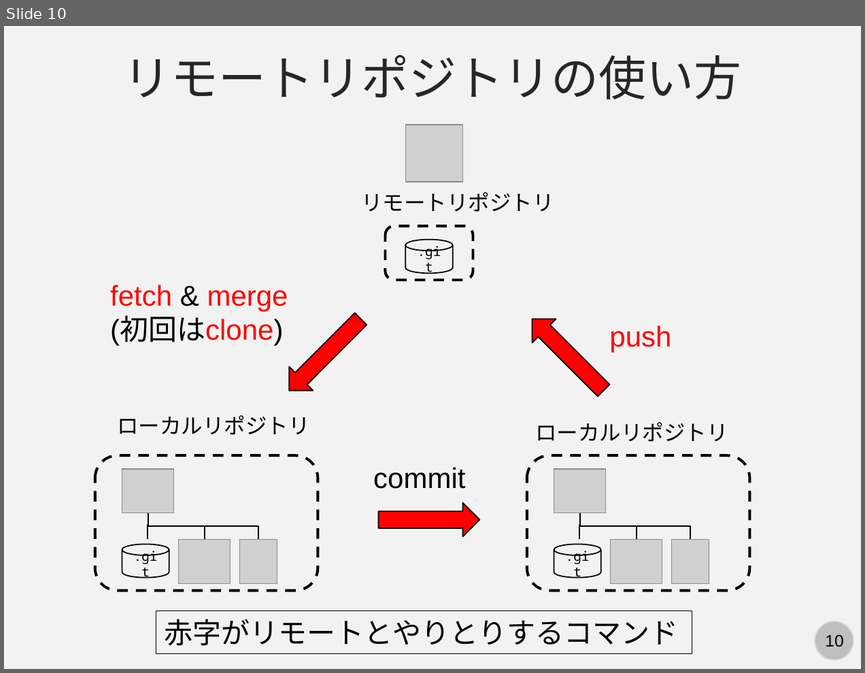
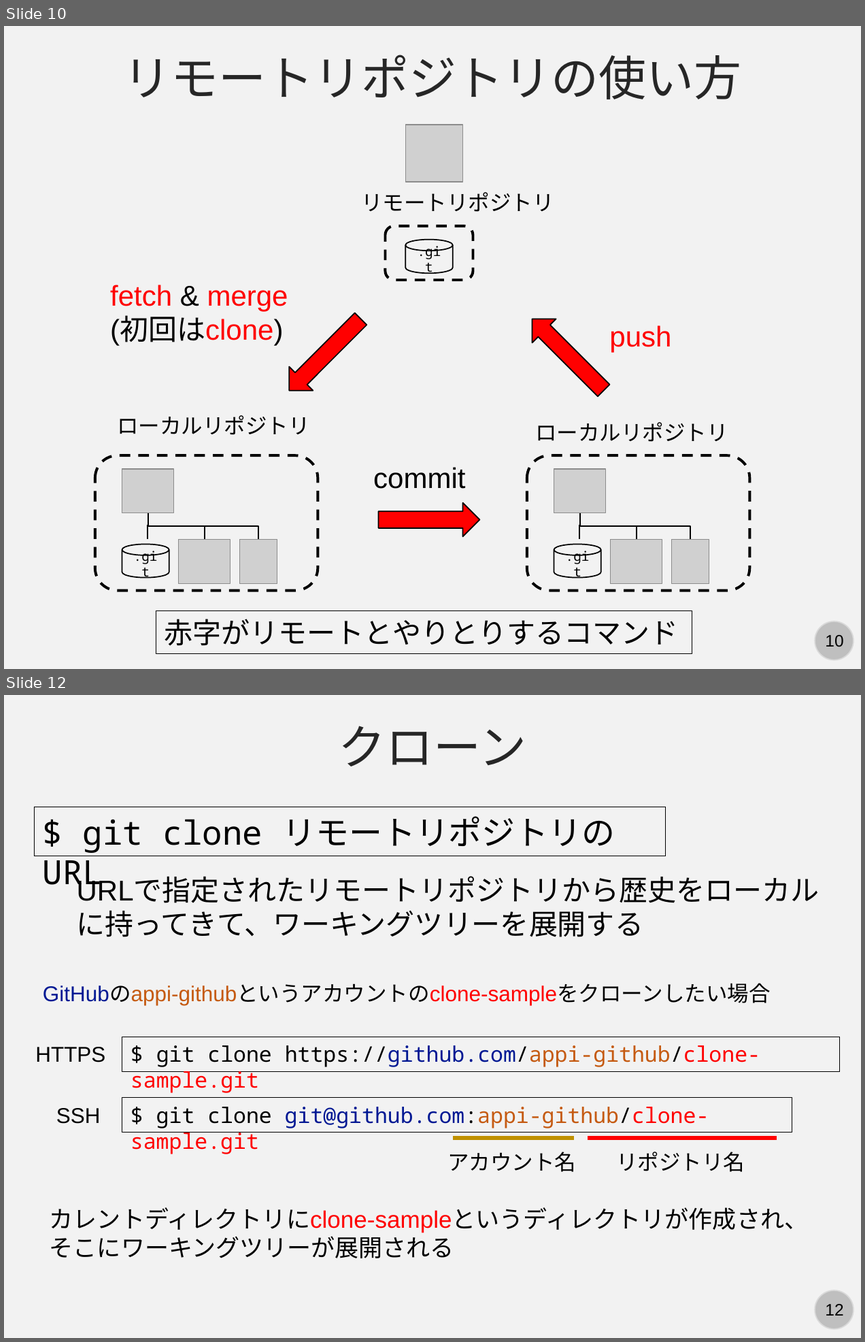
Before and after one commit to kaityo256/github, a slide deck: remote/fig/slide.pptx. Shown one above the other, each under a label of ours: slide 10 before the commit, slides 10 and 12 after it; the slides between them are not shown. The pictures are 865x673 and 865x1342 pixels, drawn with LibreOffice and Linux fonts; fonts in the diff are those of the drawing; grey boxes stand for pictures. Boxes give left, top, right and bottom in pixels: in the first picture for what was removed or moved away, otherwise in the second. Text is boxed around its words. In the diff, an @@ line names an element or a change of style, - is before the commit and + after.

Commit message:
リモートリポジトリの操作スライド完了

```diff
--- a/remote/fig/slide.pptx
+++ b/remote/fig/slide.pptx
@@ slide 12 added at (x1=4, y1=695, x2=861, y2=1338), background #F2F2F2; not listed: 2 template elements that a slide beside it also shows @@
@@ text added at (x1=339, y1=726, x2=526, y2=766), 40 pt, text #262626 @@
+クローン
@@ rectangle added at (x1=34, y1=807, x2=664, y2=856), outline #000000 0.75 pt, 28 pt, text #000000 @@
+$ git clone リモートリポジトリのURL
@@ text added at (x1=77, y1=910, x2=643, y2=937), 24 pt, text #000000 @@
+URLで指定されたリモートリポジトリから歴史をローカルに持ってきて、ワーキングツリーを展開する
@@ text added at (x1=43, y1=984, x2=770, y2=1005), 18 pt, text #000000 @@
+GitHubのappi-githubというアカウントのclone-sampleをクローンしたい場合
@@ rectangle added at (x1=122, y1=1037, x2=839, y2=1071), outline #000000 0.75 pt, 18 pt, text #000000 @@
+$ git clone https://github.com/appi-github/clone-sample.git
@@ text added at (x1=35, y1=1047, x2=105, y2=1062), 18 pt, text #000000 @@
+HTTPS
@@ rectangle added at (x1=122, y1=1097, x2=792, y2=1131), outline #000000 0.75 pt, 18 pt, text #FF0000 @@
+$ git clone git@github.com:appi-github/clone-sample.git
@@ text added at (x1=56, y1=1108, x2=101, y2=1123), 18 pt, text #000000 @@
+SSH
@@ line added from (453, 1138) to (574, 1138), #BF9000 3 pt @@
@@ line added from (587, 1138) to (777, 1138), #FF0000 3 pt @@
@@ text added at (x1=447, y1=1151, x2=576, y2=1172), 18 pt, text #000000 @@
+アカウント名
@@ text added at (x1=616, y1=1151, x2=745, y2=1172), 18 pt, text #000000 @@
+リポジトリ名
@@ text added at (x1=50, y1=1207, x2=808, y2=1258), 20 pt, text #000000 @@
+カレントディレクトリにclone-sampleというディレクトリが作成され、
+そこにワーキングツリーが展開される
```
Also in this commit, not shown: 1 slide changed, 16 other slides added, 1 slide removed, 3 other files.
